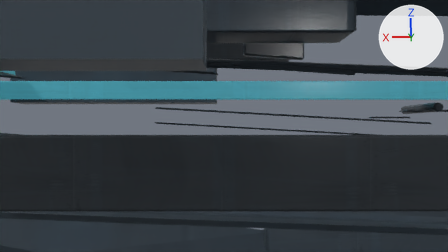
A saved change to the Blender file assets/ships/parts/blender/hull_frigate_authored.blend.
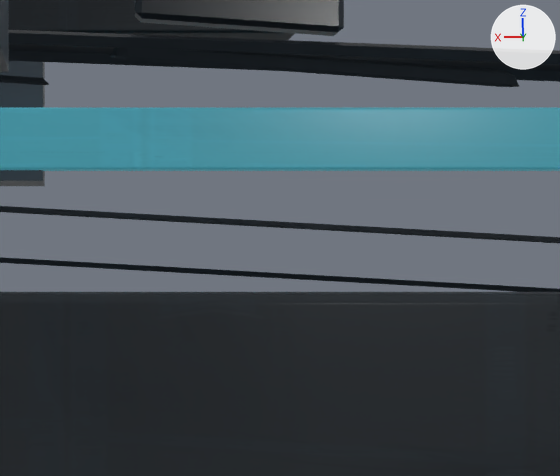
Old and new are each drawn from the file's camera 'CAM_lit_close_vent' and again close up on the part from 46% to 82% of the width and 20% to 75% of the height. The axes (+X, +Y, +Z) are drawn at upper right. The lights are the same throughout. The last two pictures show the newer version.

Objects in the first close-up: 'DET_engine_vent', 'DET_squadron_stripe', 'DET_turret_collar', 'LOD0_HULL_FRIGATE_MAIN'.
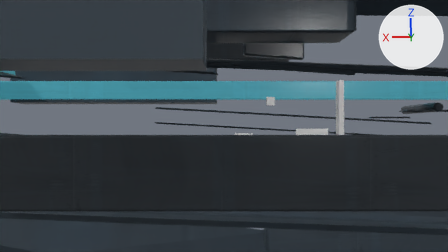
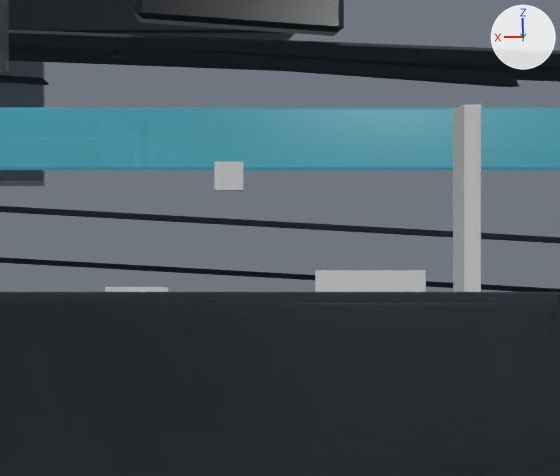
Changed parts and their boxes [x1, y1, x2, y2] in the close-ups (560 x 476 px):
'DET_faction_stripe_port', added: after [453, 105, 481, 292]
'DET_panel_line_emphasis', added: after [315, 270, 426, 292]
'DET_cavity_grime_vent', added: after [214, 162, 243, 191]
'DET_micro_scratch_plate', added: after [105, 287, 168, 292]

Patch to the scene script:
```diff
--- a/assets/ships/parts/blender/hull_frigate_authored.blend.py
+++ b/assets/ships/parts/blender/hull_frigate_authored.blend.py
@@ me_cube_011 @@
+me_cube_011.from_pydata(...)  # a box spanning x -0.5..0.5, y -0.5..0.5, z -0.5..0.5
@@ ob_det_cavity_grime_vent @@
+ob_det_cavity_grime_vent = bpy.data.objects.new('DET_cavity_grime_vent', me_cube_011)
+ob_det_cavity_grime_vent.parent = ob_lod0_hull_frigate_main
+ob_det_cavity_grime_vent.location = (0.12, -0.08, 0.26)
+ob_det_cavity_grime_vent.scale = (0.07, 0.04, 0.07)
+_m = ob_det_cavity_grime_vent.modifiers.new('Bevel', 'BEVEL')
+_m.width = 0.012
+_m.width_pct = 0.012
+_m.segments = 2
@@ ob_det_faction_stripe_port @@
+ob_det_faction_stripe_port = bpy.data.objects.new('DET_faction_stripe_port', me_cube_011.copy())
+ob_det_faction_stripe_port.parent = ob_lod0_hull_frigate_main
+ob_det_faction_stripe_port.location = (-0.45, 0.0, 0.1)
+ob_det_faction_stripe_port.scale = (0.04, 0.15, 0.65)
+_m = ob_det_faction_stripe_port.modifiers.new('Bevel', 'BEVEL')
+_m.width = 0.012
+_m.width_pct = 0.012
+_m.segments = 2
@@ ob_det_panel_line_emphasis @@
+ob_det_panel_line_emphasis = bpy.data.objects.new('DET_panel_line_emphasis', me_cube_011.copy())
+ob_det_panel_line_emphasis.parent = ob_lod0_hull_frigate_main
+ob_det_panel_line_emphasis.location = (-0.2, 0.12, 0.0)
+ob_det_panel_line_emphasis.scale = (0.26, 0.004, 0.06)
+_m = ob_det_panel_line_emphasis.modifiers.new('Bevel', 'BEVEL')
+_m.width = 0.012
+_m.width_pct = 0.012
+_m.segments = 2
@@ ob_det_micro_scratch_plate @@
+ob_det_micro_scratch_plate = bpy.data.objects.new('DET_micro_scratch_plate', me_cube_011.copy())
+ob_det_micro_scratch_plate.parent = ob_lod0_hull_frigate_main
+ob_det_micro_scratch_plate.location = (0.35, 0.05, -0.12)
+ob_det_micro_scratch_plate.scale = (0.15, 0.01, 0.22)
+_m = ob_det_micro_scratch_plate.modifiers.new('Bevel', 'BEVEL')
+_m.width = 0.012
+_m.width_pct = 0.012
+_m.segments = 2
```
